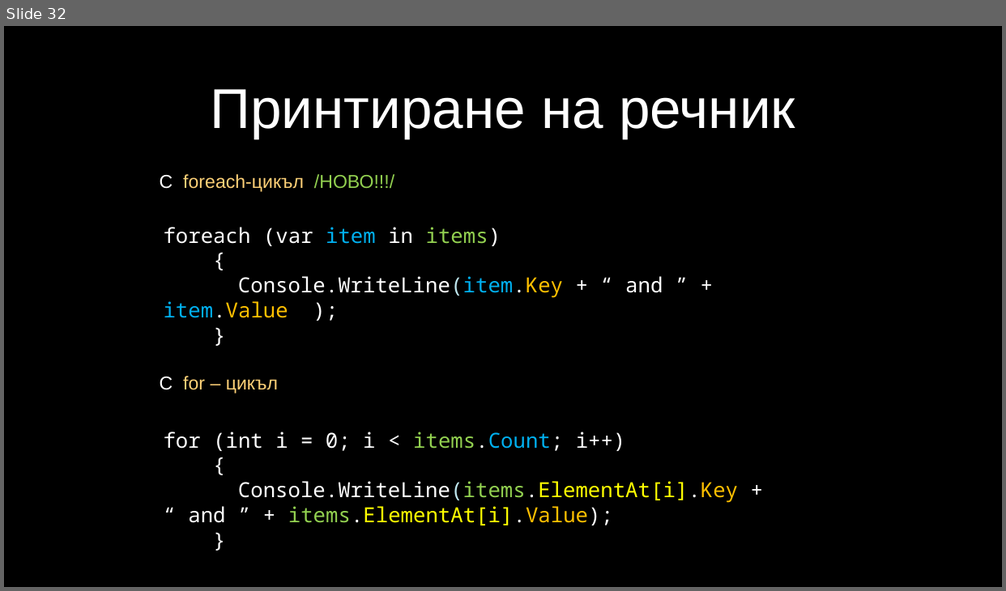
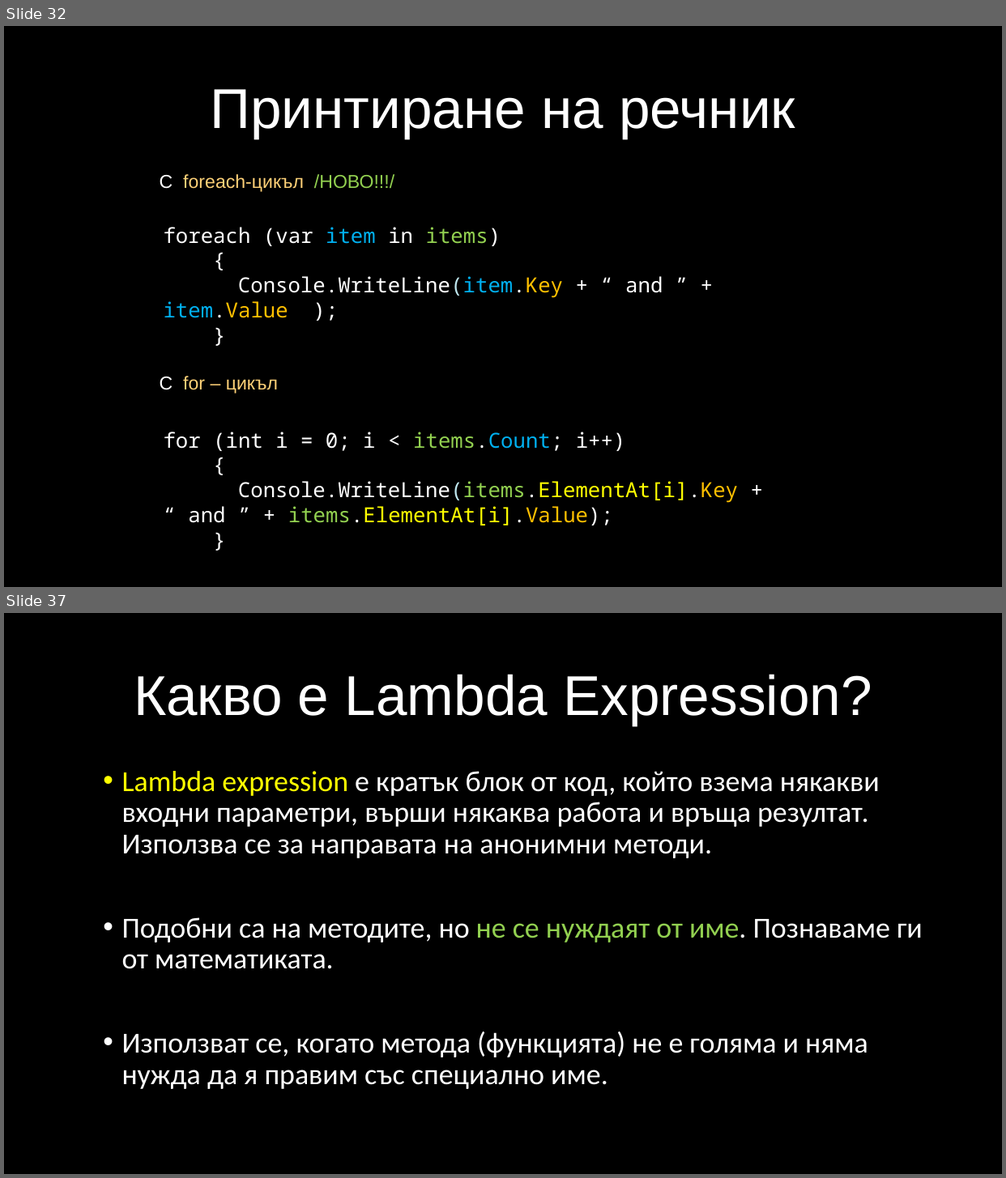
Before and after one commit to velizar92/CSharp-Programming-Presentations, a slide deck: C# Intermediate.pptx. Shown one above the other, each under a label of ours: slide 32 before the commit, slides 32 and 37 after it; the slides between them are not shown. The pictures are 1006x591 and 1006x1178 pixels, drawn with LibreOffice and Linux fonts; fonts in the diff are those of the drawing; background and template pictures are left out. Boxes give left, top, right and bottom in pixels: in the first picture for what was removed or moved away, otherwise in the second. Text is boxed around its words. In the diff, an @@ line names an element or a change of style, - is before the commit and + after.

Commit message:
LINQ + Lambda expression

```diff
--- a/C# Intermediate.pptx
+++ b/C# Intermediate.pptx
@@ slide 37 added at bbox=[4, 613, 1002, 1174], background picture (left out) @@
@@ title added at bbox=[134, 674, 872, 726], 54 pt, text #FFFFFF @@
+Какво е Lambda Expression?
@@ text added at bbox=[122, 771, 923, 1089], 28 pt, text #FFFFFF @@
+• Lambda expression е кратък блок от код, който взема някакви входни параметри, върши някаква работа и връща резултат. Използва се за направата на анонимни методи.
+• Подобни са на методите, но не се нуждаят от име. Познаваме ги от математиката.
+• Използват се, когато метода (функцията) не е голяма и няма нужда да я правим със специално име.
```
Also in this commit, not shown: 1 slide changed, 9 other slides added.
